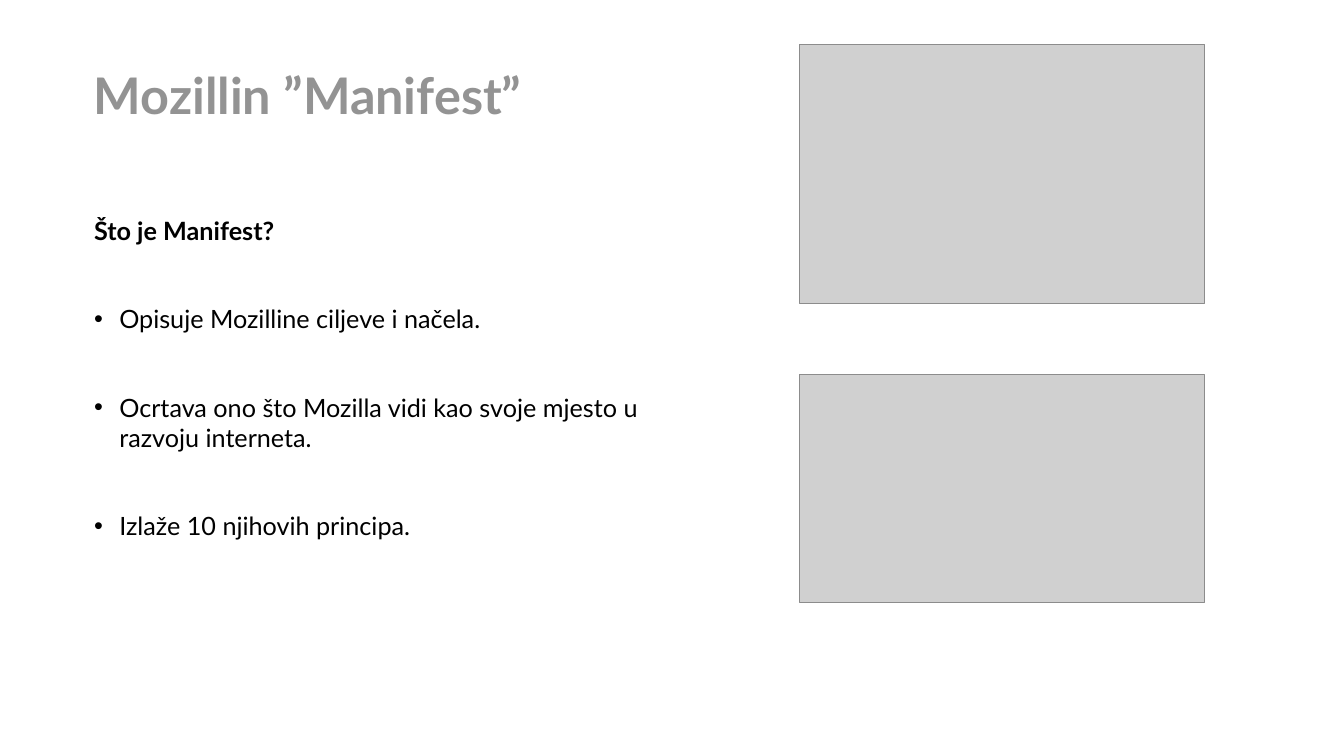
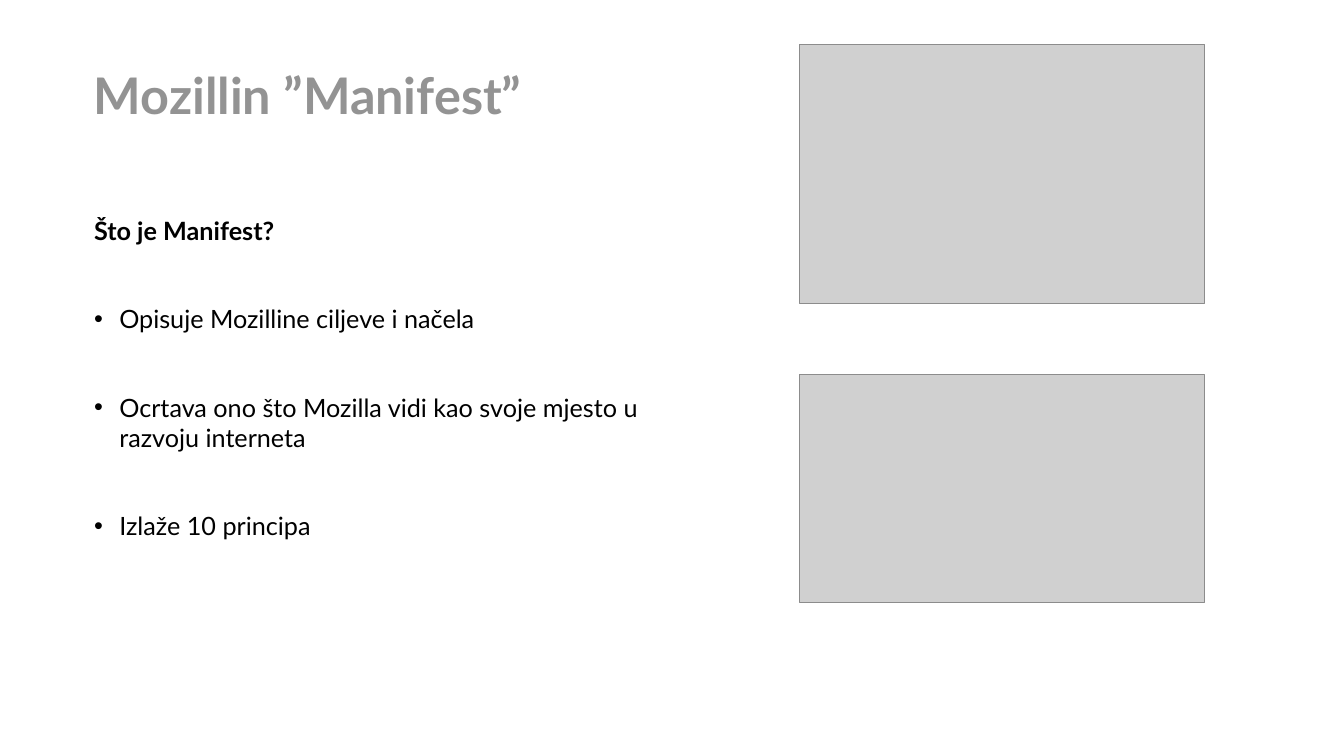
Before and after one commit to CvetkovskiIvor/ProgramskoInzenjerstvoSeminar, a slide deck: slide 14 of Open Source Prezentacija.pptx. Drawn at 1344x756 pixels with LibreOffice and Linux fonts; fonts in the diff are those of the drawing; grey boxes stand for pictures; background and template pictures are left out. Boxes give left, top, right and bottom in pixels: in the first picture for what was removed or moved away, otherwise in the second. Text is boxed around its words. In the diff, an @@ line names an element or a change of style, - is before the commit and + after.

```diff
--- a/Open Source Prezentacija.pptx
+++ b/Open Source Prezentacija.pptx
@@ text at [119,309,638,540]: text changed @@
-  • Opisuje Mozilline ciljeve i načela.
-  • Ocrtava ono što Mozilla vidi kao svoje mjesto u razvoju interneta.
-  • Izlaže 10 njihovih principa.
+  • Opisuje Mozilline ciljeve i načela
+  • Ocrtava ono što Mozilla vidi kao svoje mjesto u razvoju interneta
+  • Izlaže 10 principa
```
Also in this commit, not shown: 24 other slides changed, 1 slide removed.
